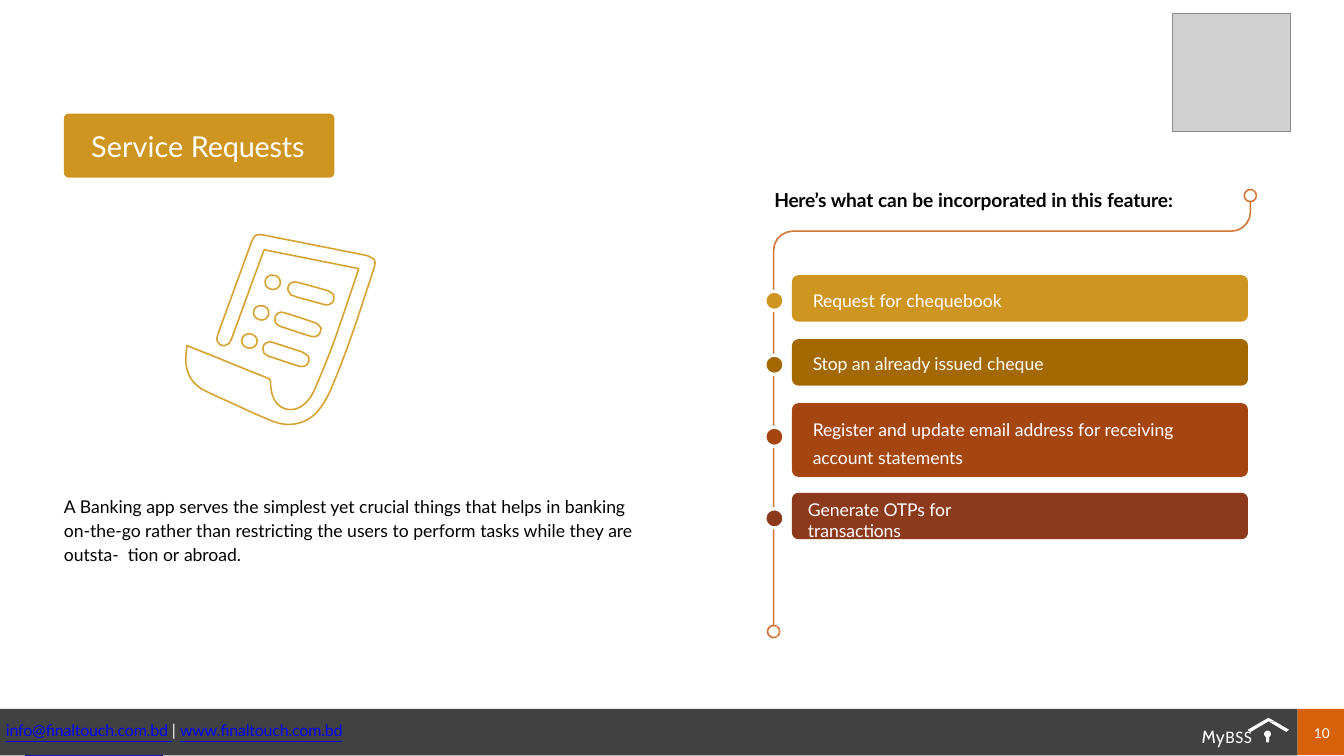
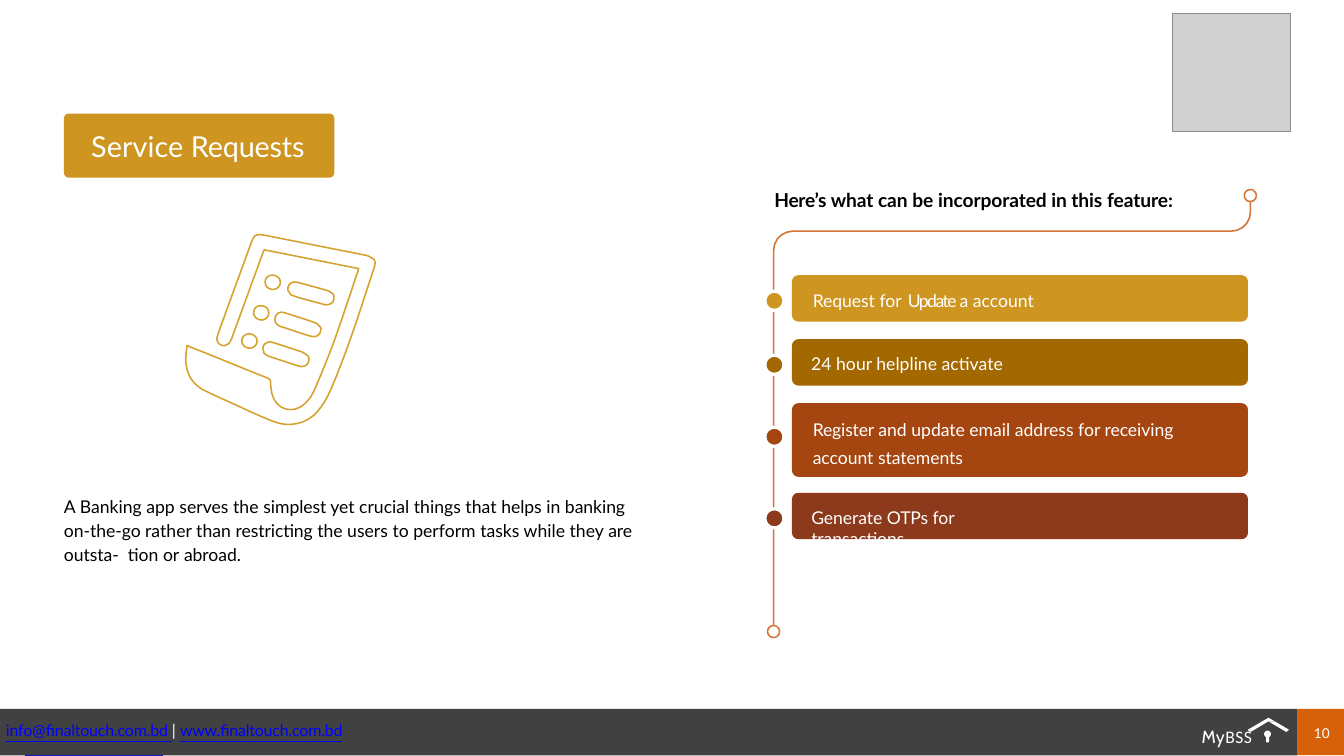
Before and after one commit to F4faysal/Bohumukhi-Somobai-somiti, a slide deck: slide 10 of APP.ppsx. Drawn at 1344x756 pixels with LibreOffice and Linux fonts; fonts in the diff are those of the drawing; grey boxes stand for pictures. Boxes give left, top, right and bottom in pixels: in the first picture for what was removed or moved away, otherwise in the second. Text is boxed around its words. In the diff, an @@ line names an element or a change of style, - is before the commit and + after.

```diff
--- a/APP.ppsx
+++ b/APP.ppsx
@@ text at (811, 294, 1034, 373): text changed @@
-Request for chequebook
-Stop an already issued cheque
+Request for Update a account
+24 hour helpline activate
@@ text "Generate OTPs for transactions" rewrapped from (808, 503, 951, 542) to (811, 511, 955, 539) @@
```
Also in this commit, not shown: 7 other slides changed, 3 slides removed, 4 other files.
